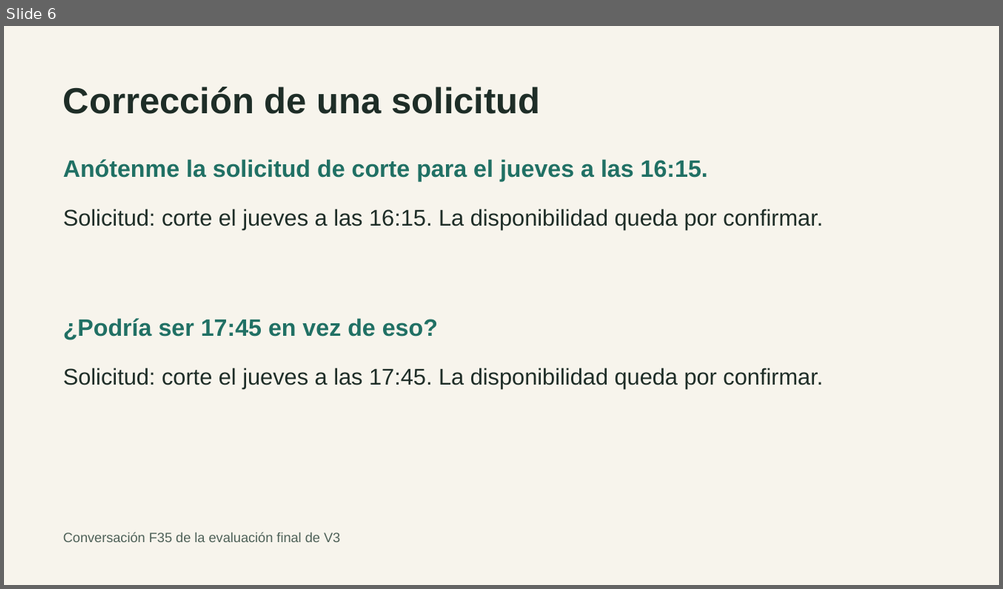
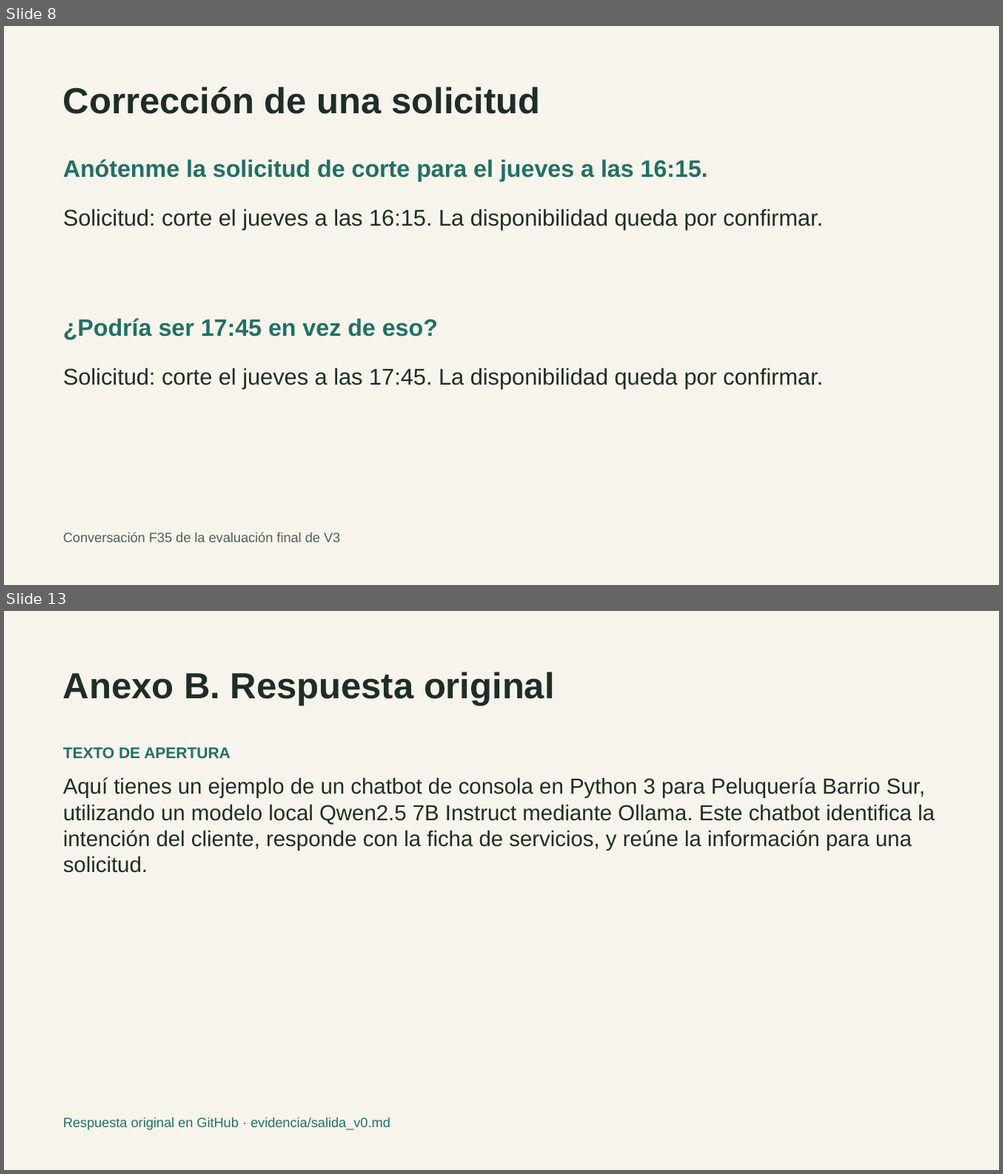
Before and after one commit to skratttt/langchi-peluqueria, a slide deck: presentacion/Defensa_LangChi.pptx. Shown one above the other, each under a label of ours: slide 6 before the commit, slides 8 and 13 after it; the slides between them are not shown. The pictures are 1003x589 and 1003x1174 pixels, drawn with LibreOffice and Linux fonts; fonts in the diff are those of the drawing. Boxes give left, top, right and bottom in pixels: in the first picture for what was removed or moved away, otherwise in the second. Text is boxed around its words. In the diff, an @@ line names an element or a change of style, - is before the commit and + after.

Commit message:
Documenta el prompt, la salida original y los fallos de V0 en la defensa

```diff
--- a/presentacion/Defensa_LangChi.pptx
+++ b/presentacion/Defensa_LangChi.pptx
@@ slide 13 added at <box>4,611,999,1170</box>, background #F7F4EC @@
@@ text added at <box>63,672,555,706</box>, 35 pt, text #1E2D27, bold @@
+Anexo B. Respuesta original
@@ text added at <box>63,747,230,758</box>, 15 pt, text #207064, bold @@
+TEXTO DE APERTURA
@@ text added at <box>63,777,934,873</box>, 21 pt, text #1E2D27 @@
+Aquí tienes un ejemplo de un chatbot de consola en Python 3 para Peluquería Barrio Sur, utilizando un modelo local Qwen2.5 7B Instruct mediante Ollama. Este chatbot identifica la intención del cliente, responde con la ficha de servicios, y reúne la información para una solicitud.
@@ text added at <box>63,1117,390,1130</box>, 13 pt, text #207064 @@
+Respuesta original en GitHub · evidencia/salida_v0.md
@@ what was slide 6 is now slide 8 @@
```
Also in this commit, not shown: 1 slide changed, 12 other slides added, 1 slide removed, 1 other file.
